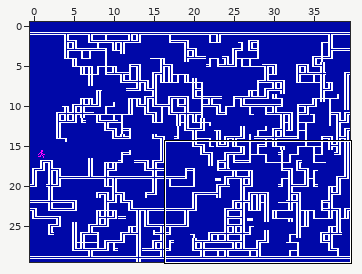
Tiled map (JSON), stored at assets/map/kvn-long-map/room-giger-03.tmj. Above: a wide view before the commit, with the close-up outlined.
Close-up. Before:
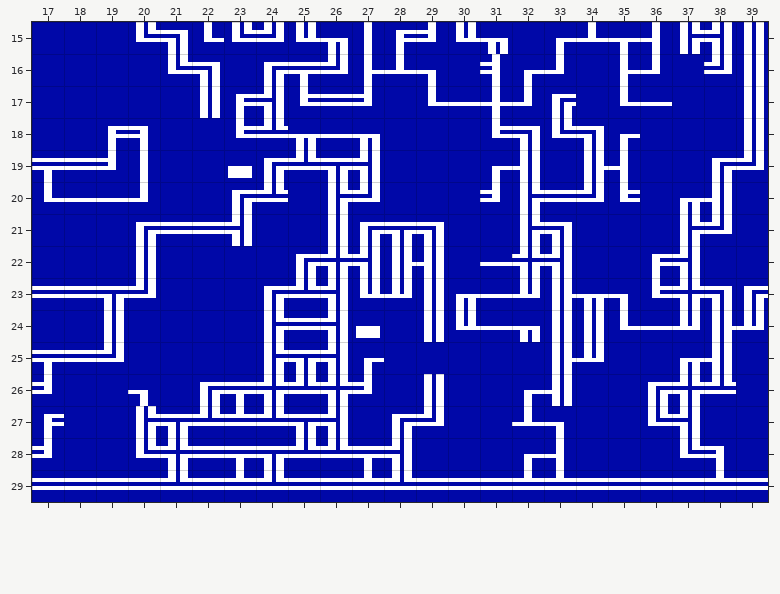
Cells are 8x8 px. Shown: x 17..39, y 15..29.
And afterwards:
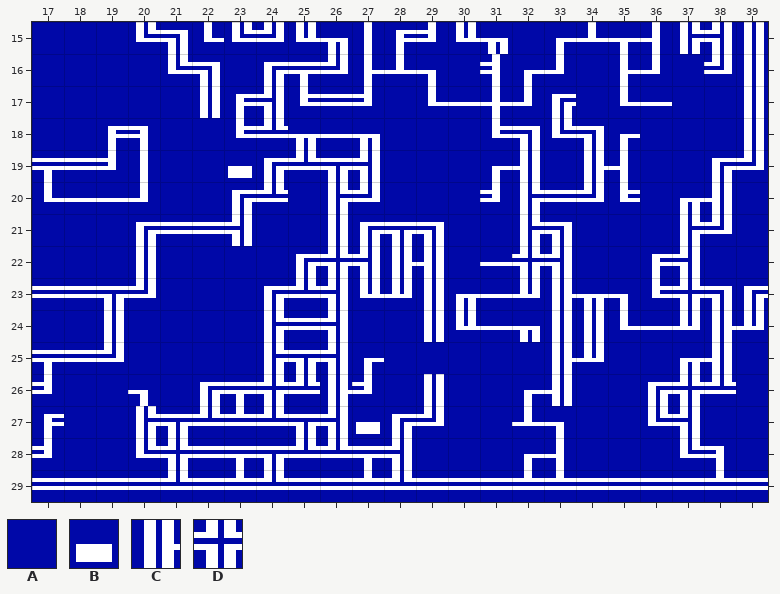
Key: from "bg": A 0, B 22, C 199, D 206.
_ is an empty cell.
Tiles replaced or removed in this view: A, B, D.
Changes in this commit:
Changed rows in their new state; . is an unchanged cell.
Layer "Tile Layer 1":
first column x 26:
24 .A
26 C.
27 .B
Boxes around the changes in both close-ups, in picture pixels (x1, y1, x2, y2):
changed: (356, 326, 380, 338)
changed: (320, 382, 380, 434)
